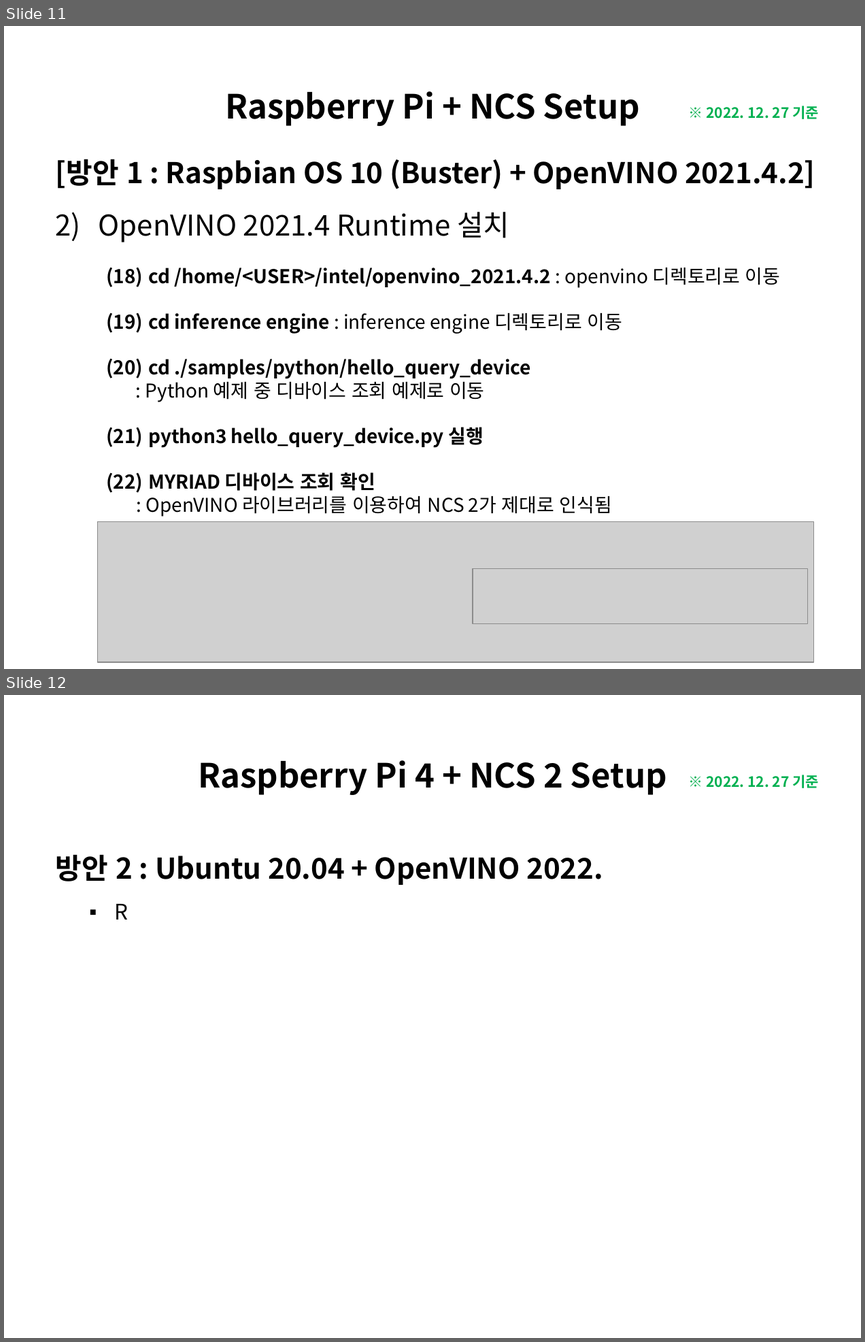
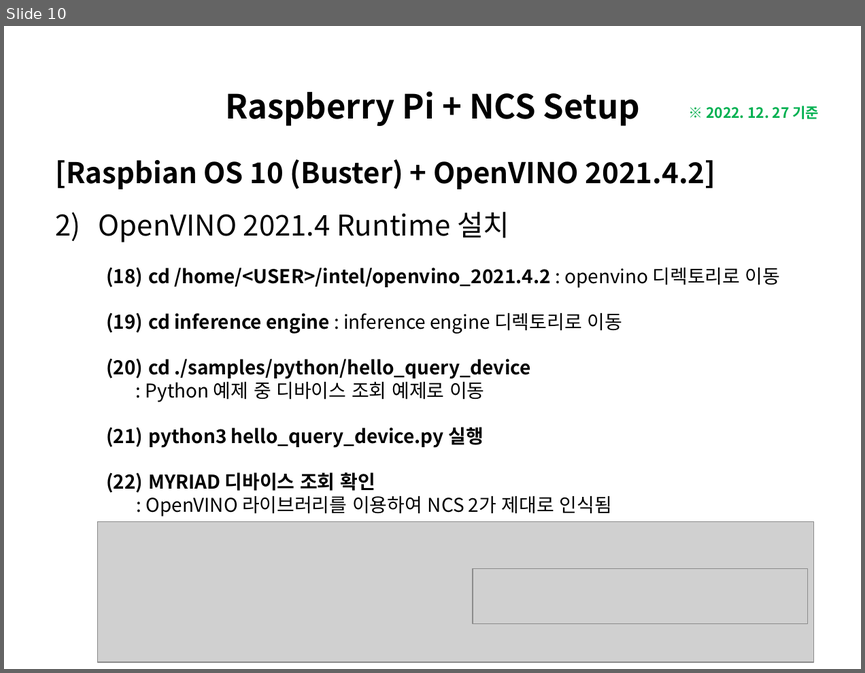
Before and after one commit to luwis93choi/Lecture-Materials-, a slide deck: Raspberry Pi + NCS Setup.pptx. Shown one above the other, each under a label of ours: slides 11 and 12 before the commit, slide 10 after it. The pictures are 865x1342 and 865x673 pixels, drawn with LibreOffice and Linux fonts; fonts in the diff are those of the drawing; grey boxes stand for pictures. Boxes give left, top, right and bottom in pixels: in the first picture for what was removed or moved away, otherwise in the second. Text is boxed around its words. In the diff, an @@ line names an element or a change of style, - is before the commit and + after.

```diff
--- a/Raspberry Pi + NCS Setup.pptx
+++ b/Raspberry Pi + NCS Setup.pptx
@@ slide 12 removed at (4,695,861,1338), background #FFFFFF @@
@@ title removed at (198,760,667,795) @@
-Raspberry Pi 4 + NCS 2 Setup
@@ text removed at (706,775,819,788) @@
-※ 2022. 12. 27 기준
@@ text removed at (56,854,603,919) @@
-방안 2 : Ubuntu 20.04 + OpenVINO 2022.
-▪ R
@@ what was slide 11 is now slide 10 @@
@@ slide 10 changed as well @@
@@ text at (56,159,715,189): text changed @@
-[방안 1 : Raspbian OS 10 (Buster) + OpenVINO 2021.4.2]
+[Raspbian OS 10 (Buster) + OpenVINO 2021.4.2]
```
Also in this commit, not shown: 9 other slides changed, 1 other slide removed.
